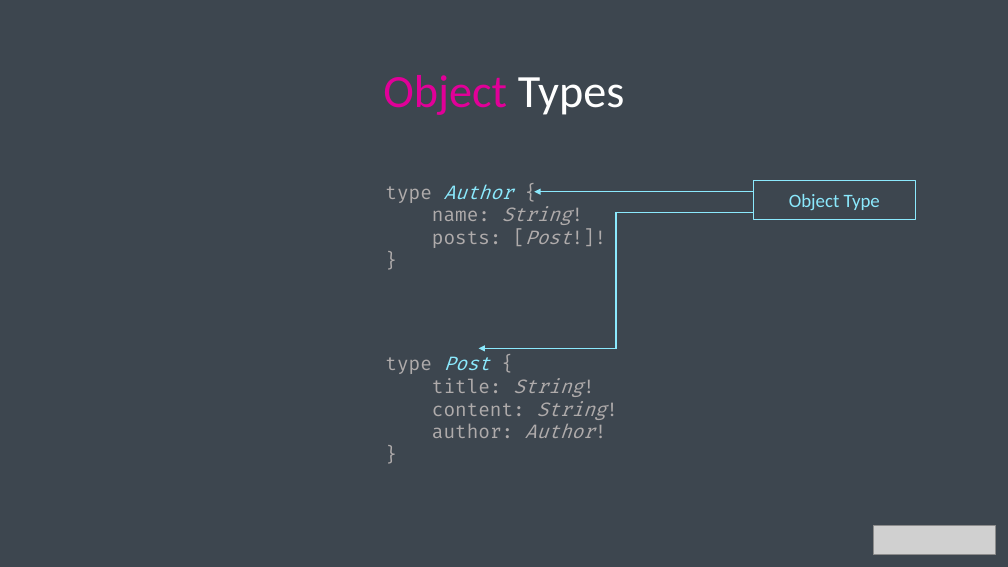
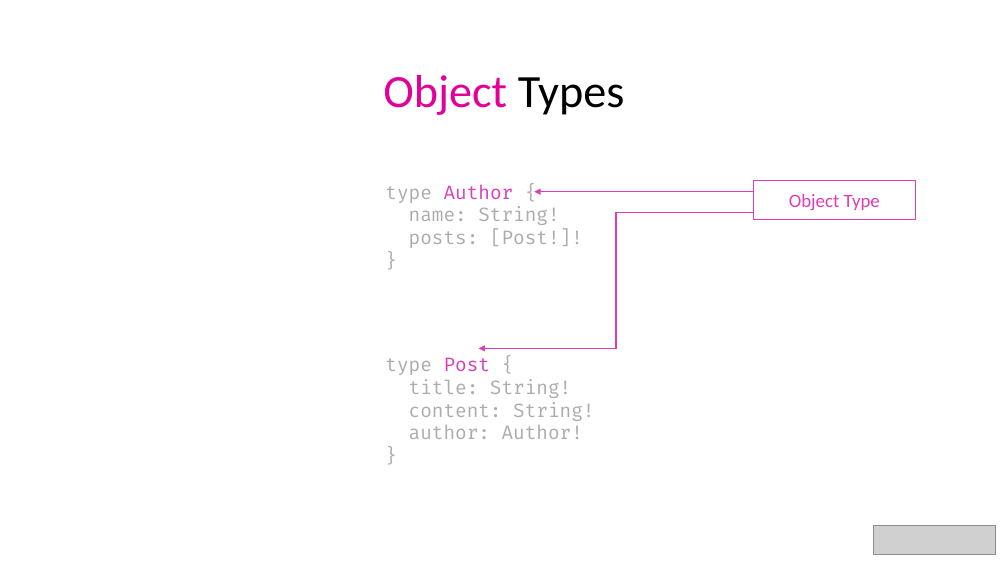
Before and after one commit to bytePassion/GraphQL-Talk, a slide deck: slide 26 of slides/GraphqlSlides.pptx. Drawn at 1008x567 pixels with LibreOffice and Linux fonts; fonts in the diff are those of the drawing; grey boxes stand for pictures. Boxes give left, top, right and bottom in pixels: in the first picture for what was removed or moved away, otherwise in the second. Text is boxed around its words. In the diff, an @@ line names an element or a change of style, - is before the commit and + after.

Commit message:
switch to light theme for slides

```diff
--- a/slides/GraphqlSlides.pptx
+++ b/slides/GraphqlSlides.pptx
@@ background #3D464F to #FFFFFF @@
@@ title "Object Types" at (x1=383, y1=75, x2=625, y2=115): text colour #FFFFFF to #000000 in "Types" @@
@@ text at (x1=385, y1=184, x2=583, y2=248): text colour #8BE9FD to #DC3EB7 in "Author"; italic off in "Author", "String!", "[Post!]!" @@
@@ arrow (754, 192) - (535, 192): stroke #8BE9FD 1 pt to #DC3EB7 1 pt @@
@@ rectangle "Object Type" at (x1=754, y1=181, x2=916, y2=220): text colour #8BE9FD to #DC3EB7; outline #8BE9FD 1 pt to #DC3EB7 1 pt @@
@@ elbow arrow (754, 212) - (479, 349): stroke #8BE9FD 1 pt to #DC3EB7 1 pt @@
@@ text at (x1=385, y1=357, x2=594, y2=439): text colour #8BE9FD to #DC3EB7 in "Post"; italic off in "Post", "String!", "String!", "Author!" @@
```
Also in this commit, not shown: 54 other slides changed, 3 slides removed.
